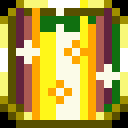
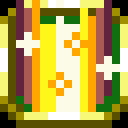
Two versions of the same layered image (128x128). Layer-by-layer changes:
painted on "Background" over [16, 0, 120, 120]
